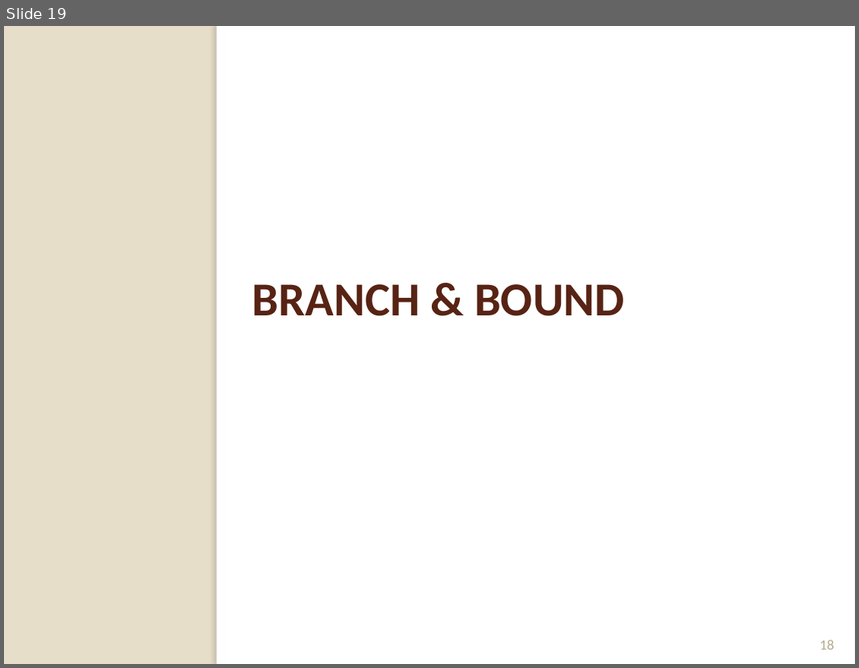
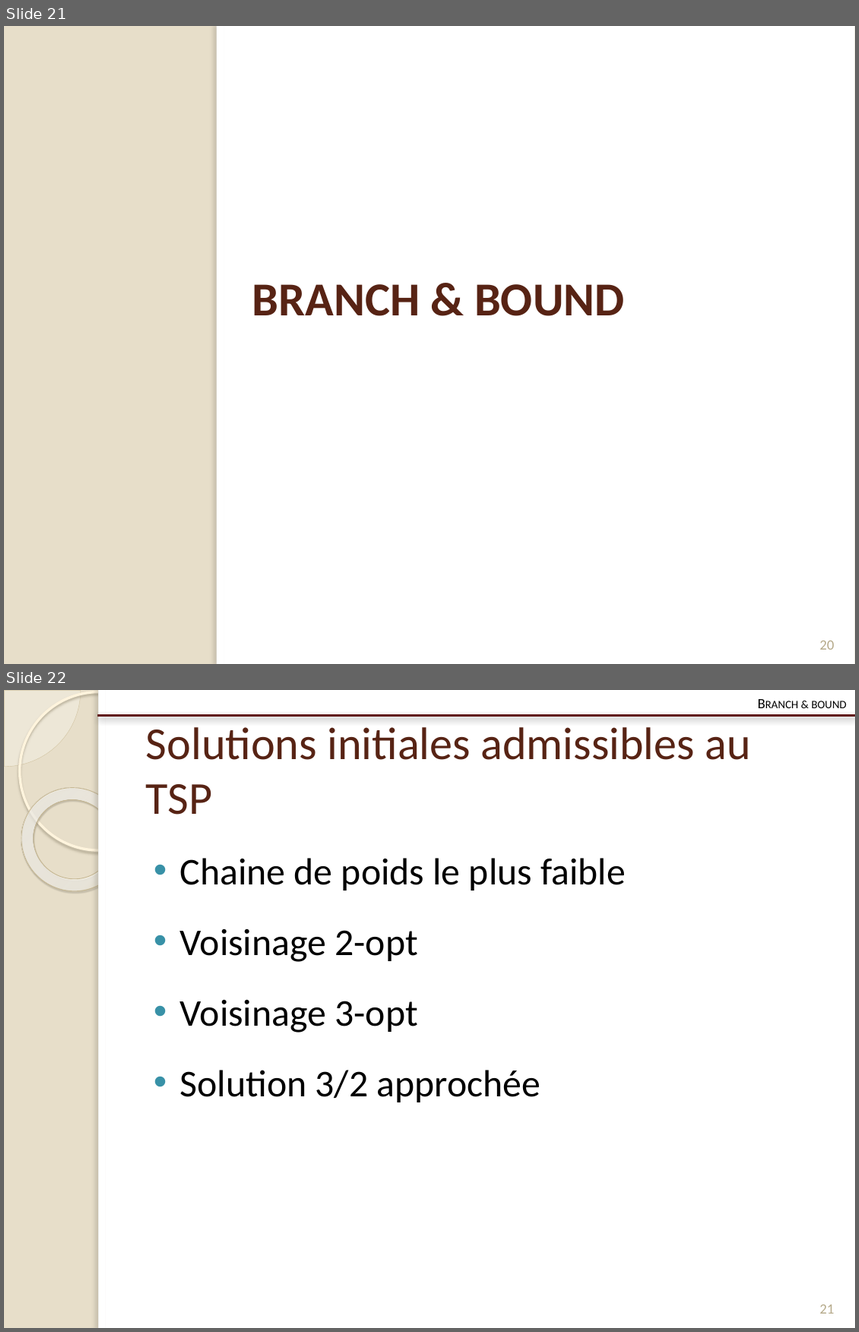
Before and after one commit to Origraena/moca, a slide deck: gmin213/tp/presentation/pres.pptx. Shown one above the other, each under a label of ours: slide 19 before the commit, slides 21 and 22 after it. The pictures are 859x668 and 859x1332 pixels, drawn with LibreOffice and Linux fonts; fonts in the diff are those of the drawing; background and template pictures are left out. Boxes give left, top, right and bottom in pixels: in the first picture for what was removed or moved away, otherwise in the second. Text is boxed around its words. In the diff, an @@ line names an element or a change of style, - is before the commit and + after.

```diff
--- a/gmin213/tp/presentation/pres.pptx
+++ b/gmin213/tp/presentation/pres.pptx
@@ slide 22 added at box(4, 690, 855, 1328), background #E7DEC9 @@
@@ pie slice (boxed as its full ellipse) added at box(4, 690, 81, 767), fill #FEFAF4 at 33% opacity, outline #D3C39F 0.25 pt @@
@@ ellipse added at box(19, 692, 177, 850), outline #FFF5DE 2.15 pt @@
@@ rectangle added at box(98, 690, 855, 1328), fill #FFFFFF @@
@@ rectangle added at box(98, 690, 105, 1328), fill #FFFFFF @@
@@ text added at box(812, 701, 847, 708), 12 pt, text #000000, small capitals @@
+Branch & bound
@@ line added from (97, 716) to (855, 716), #621717 2 pt @@
@@ title added at box(146, 727, 751, 815), 38.7 pt, text #572314 @@
+Solutions initiales admissibles au TSP
@@ donut added at box(4, 767, 146, 912), fill gradient #FFFCF6 to #FFFEFB to #F0D28E, outline #C7B893 0.58 pt @@
@@ text added at box(180, 858, 626, 1103), 32 pt, text #000000 @@
+• Chaine de poids le plus faible
+• Voisinage 2-opt
+• Voisinage 3-opt
+• Solution 3/2 approchée
@@ page number added at box(820, 1305, 835, 1314), 12 pt, text #B6A98A @@
+21
@@ what was slide 19 is now slide 21 @@
@@ page number at box(820, 641, 835, 650): text changed @@
-18
+20
```
Also in this commit, not shown: 7 slides changed, 9 other slides added, 1 slide removed, 9 other files.
